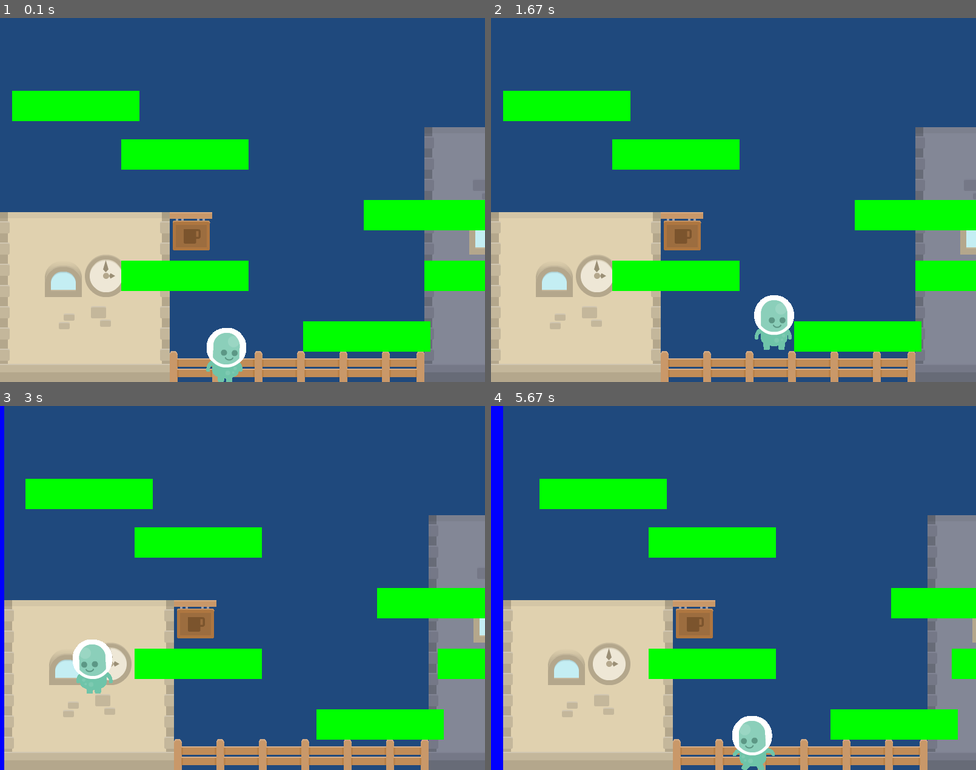
Above: before the commit, frames 1-4 (two rows, left to right).
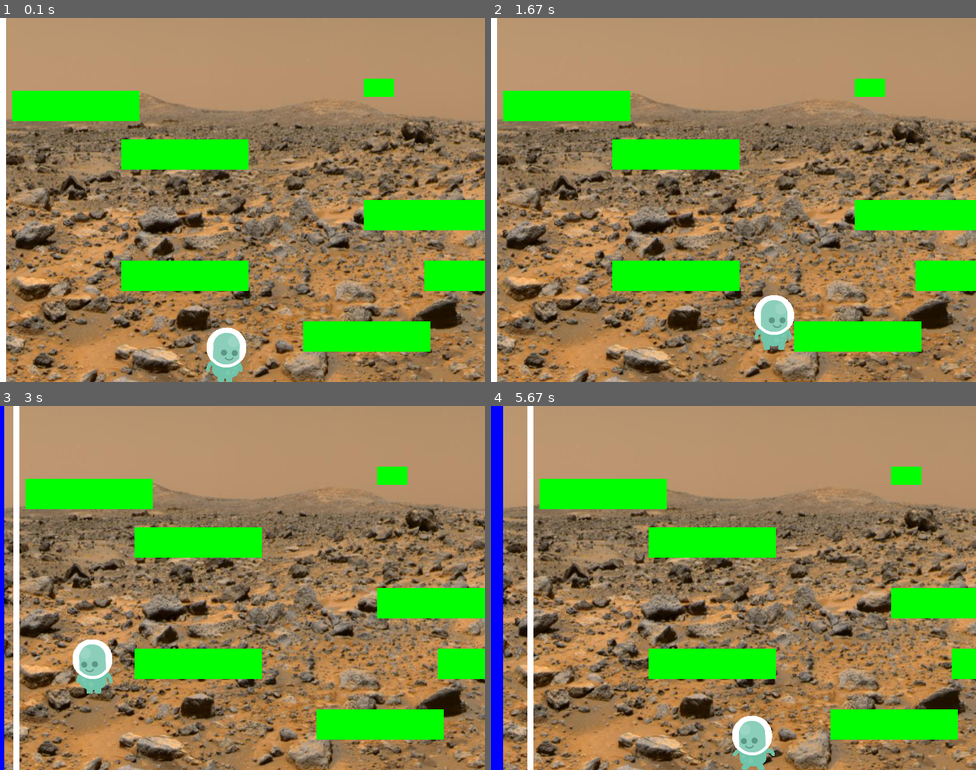
Above: after the commit, the same moments.

Repository: mindheist/pygame_examples
Game: pygame game, started from pygame_platform/platformer_basic.py
Two runs of this game, one before a commit and one after it. Both use one fixed random seed, a clock stepped at 60 frames per second and the inputs below.
Inputs:
- Up to frame 1 (0.1 s): no input
- Up to frame 2 (1.67 s): hold Right 0.33-0.8 s; hold Up 0.83-1.13 s; hold Up 1.17-1.63 s
- Up to frame 3 (3 s): hold Left 1.67-2.2 s; hold Left 2.23-2.63 s; hold Up from 2.67 s (still down)
- Up to frame 4 (5.67 s): release Up at 3.03 s; hold Right 3.07-3.7 s; hold Left 3.73-4.2 s; hold Right 4.23-4.7 s; hold Up 4.73-5.03 s; hold Right 5.07-5.53 s; hold Left from 5.57 s (still down)

The runs differ from the first frame. In frame 1, 86% of the frame differs, in the area x 0-100%, y 0-100%; in frame 2, 86%; in frame 3, 86%; in frame 4, 85%.

Commit message:
+ Adding music to mario

Diff:
--- /dev/null
+++ b/pygame_platform/music_test.py
@@ -0,0 +1,4 @@
+import pygame
+pygame.mixer.init()
+pygame.mixer.music.load('mario.ogg')
+pygame.mixer.music.play()
--- a/pygame_platform/platformer_basic.py
+++ b/pygame_platform/platformer_basic.py
@@ -10,6 +10,8 @@
 #== There is a difference in the way we need to think
 #== 1. Import the pygame library
 import pygame
+import pygame.mixer
+
 from spritesheet_function import SpriteSheet
 #=== 2. Define colors ,screen width and height, Clock
 BLACK = (  0,   0,   0)
@@ -17,6 +19,12 @@
 RED   = (255,   0,   0)
 GREEN = (  0, 255,   0)
 BLUE  = (  0,   0, 255)
+YELLOW= (255, 255,   0)
+
+pygame.mixer.init(21050, -16, 2, 2048)
+
+#bgm.play()
+
 
 clock = pygame.time.Clock()
 # == This will tick 60 times a minute later in the main loop
@@ -134,6 +142,8 @@
 				self.rect.right = block.rect.left
 			else :
 				self.rect.left = block.rect.right
+
+		#fire_hit_list = pygame.sprite.spritecollide(self,self.level,fire_platform_list,True)
 # Move along the y-axis
 
 		self.rect.y = self.rect.y + self.change_y
@@ -197,6 +207,24 @@
 		#self.rect.x = x
 		#self.rect.y = y
 
+class invisible_wall(pygame.sprite.Sprite):
+
+	def __init__(self,width,height):
+		pygame.sprite.Sprite.__init__(self)
+		self.image = pygame.Surface([width,height])
+		self.image.fill(WHITE)
+		self.rect = self.image.get_rect()
+
+
+class fire_Platform(pygame.sprite.Sprite):
+
+	def __init__(self,width,height):
+		pygame.sprite.Sprite.__init__(self)
+		self.image = pygame.Surface([width,height])
+		self.image.fill(YELLOW)
+
+		self.rect = self.image.get_rect()
+
 #== Keep an eye on the above Class
 #== Why do we pass an Object here ?
 class Level(object):
@@ -246,12 +274,14 @@
 	def  __init__(self,player):
 		Level.__init__(self,player)
 
-		self.background = pygame.image.load("background_01.png").convert()
+		self.background = pygame.image.load("mars4.jpg").convert()
 		self.background.set_colorkey(WHITE)
 
 		self.level_limit = -2500
 
-		level=[[210,50,500,500],
+		level=[
+			   [50,30,600,100],
+			   [210,50,500,500],
 			   [210,50,200,400],
 			   [210,50,600,300],
 			   [210,50,20,120],
@@ -263,6 +293,11 @@
 			   [210,30,2100,500]
 				]
 
+		fire_platform_list =[[210,20,2100,200]]
+
+		invisible_wall_list = [[10,600,0,0],
+								[10,600,0,-10]]
+
 		for platform in level:
 			block = Platform(platform[0],platform[1])
 			block.rect.x = platform[2]
@@ -270,6 +305,22 @@
 			block.player = self.player #==Why do we need this
 			self.platform_list.add(block)
 
+		for platform in fire_platform_list :
+			block = fire_Platform(platform[0],platform[1])
+			block.rect.x = platform[2]
+			block.rect.y = platform[3]
+			self.platform_list.add(block)
+
+
+		for platform in invisible_wall_list:
+			block = invisible_wall(platform[0],platform[1])
+			block.rect.x = platform[2]
+			block.rect.y = platform[3]
+			self.platform_list.add(block)
+
+
+
+
 class Level_02(Level):
 	def  __init__(self,player):
 		Level.__init__(self,player)
@@ -294,6 +345,8 @@
 def main():
     #== Initialize pygame , set_mode for the display and set caption
 	pygame.init()
+	bgm = pygame.mixer.Sound('mario.ogg')
+	#bgm.play()
 	screen = pygame.display.set_mode([SCREEN_WIDTH,SCREEN_HEIGHT])
 	pygame.display.set_caption("Platform Jumper")
     #== Create a player Object
@@ -321,6 +374,7 @@
 #-------- Main Program Loop ---------#
 
 	while not done:
+		bgm.play()
 		for event in pygame.event.get():
 			if event.type == pygame.QUIT:
 				done = True
--- a/sprites_basic.py
+++ b/sprites_basic.py
@@ -130,9 +130,9 @@
 
 		elif event.type == pygame.KEYDOWN:
 			if event.key == pygame.K_LEFT:
-				player.ChangeSpeed(-5,0)
+				player.ChangeSpeed(-10,0)
 			elif event.key == pygame.K_RIGHT:
-				player.ChangeSpeed(5,0)
+				player.ChangeSpeed(10,0)
 			elif event.key == pygame.K_UP:
 				player.ChangeSpeed(0,-5)
 			elif event.key == pygame.K_DOWN:
@@ -140,9 +140,9 @@
 
 		elif event.type ==pygame.KEYUP:
 			if event.key == pygame.K_LEFT:
-				player.ChangeSpeed(5,0)
+				player.ChangeSpeed(10,0)
 			elif event.key == pygame.K_RIGHT:
-				player.ChangeSpeed(-5,0)
+				player.ChangeSpeed(-10,0)
 			elif event.key ==pygame.K_UP:
 				player.ChangeSpeed(0,5)
 			elif event.key == pygame.K_DOWN:
Not shown, added: pygame_platform/laser5.ogg
Not shown, added: pygame_platform/mario.ogg
